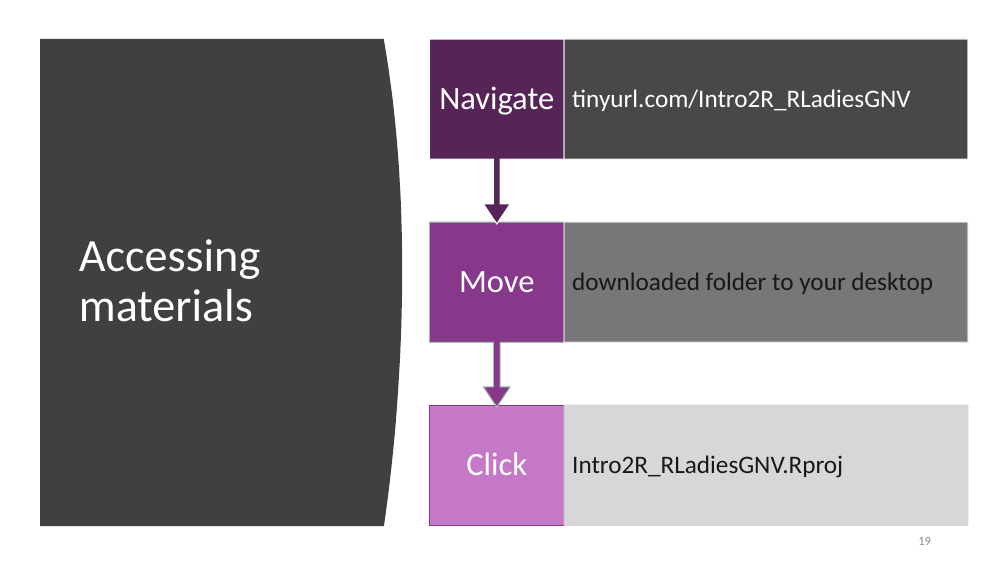
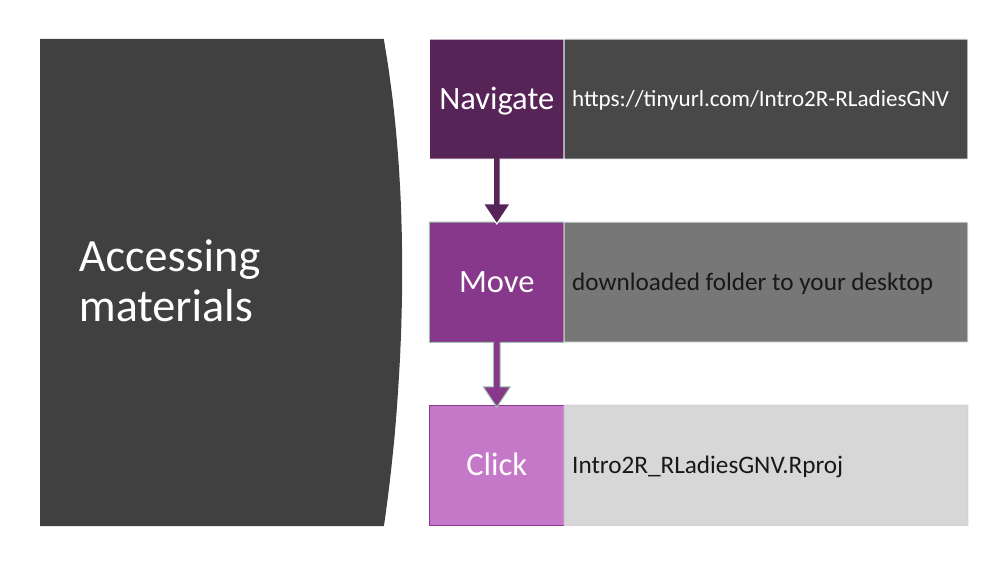
Before and after one commit to R-Ladies-Gainesville/presentations, a slide deck: slide 19 of 20191021-Intro2R/20191021_Intro_to_R.pptx. Drawn at 1008x567 pixels with LibreOffice and Linux fonts; fonts in the diff are those of the drawing. Boxes give left, top, right and bottom in pixels: in the first picture for what was removed or moved away, otherwise in the second. Text is boxed around its words. In the diff, an @@ line names an element or a change of style, - is before the commit and + after.

Commit message:
Changes to the code and ppt

```diff
--- a/20191021-Intro2R/20191021_Intro_to_R.pptx
+++ b/20191021-Intro2R/20191021_Intro_to_R.pptx
@@ text at (572, 90, 949, 110): text changed; size 24 to 22 pt @@
-tinyurl.com/Intro2R_RLadiesGNV
+https://tinyurl.com/Intro2R-RLadiesGNV
@@ page number removed at (918, 537, 931, 545) @@
-19
```
Also in this commit, not shown: 2 other files.
